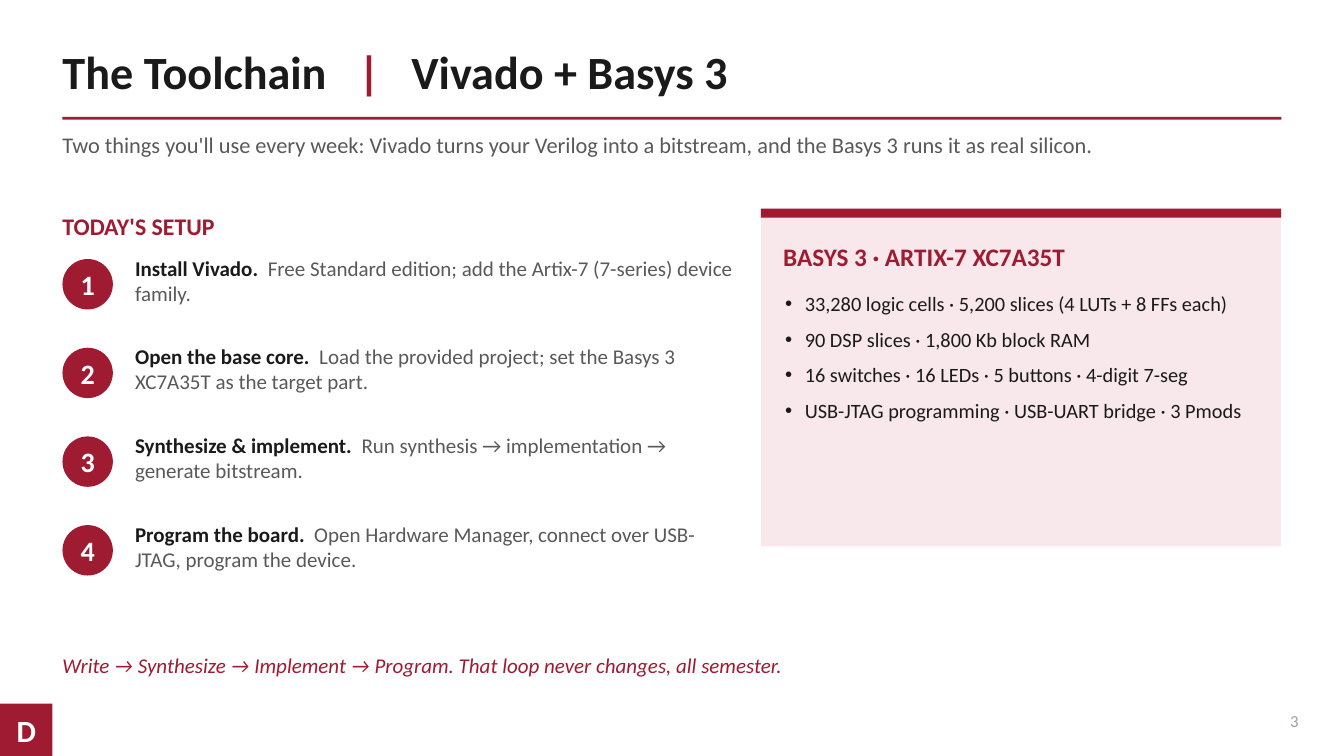
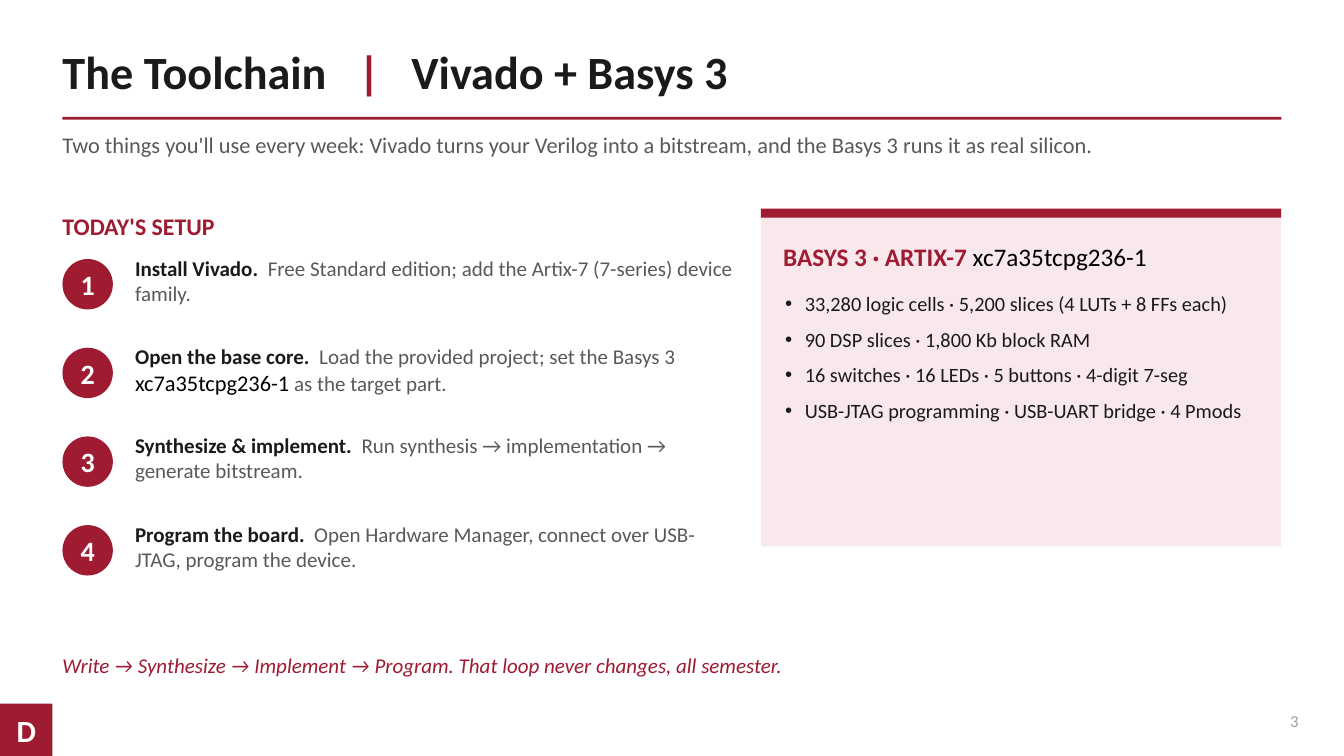
Before and after one commit to nbroshar/CENG4100_Computer_Architecture, a slide deck: slide 4 of Week 1/CENG4100_Week01.pptx. Drawn at 1344x756 pixels with LibreOffice and Linux fonts; fonts in the diff are those of the drawing. Boxes give left, top, right and bottom in pixels: in the first picture for what was removed or moved away, otherwise in the second. Text is boxed around its words. In the diff, an @@ line names an element or a change of style, - is before the commit and + after.

```diff
--- a/Week 1/CENG4100_Week01.pptx
+++ b/Week 1/CENG4100_Week01.pptx
@@ text at [783,249,1147,271]: text changed; text colour #9E1B32 to #000000; bold off @@
-BASYS 3 · ARTIX-7 XC7A35T
+BASYS 3 · ARTIX-7 xc7a35tcpg236-1
@@ text at [135,349,675,395]: text changed @@
-Open the base core. Load the provided project; set the Basys 3 XC7A35T as the target part.
+Open the base core. Load the provided project; set the Basys 3 xc7a35tcpg236-1 as the target part.
@@ text at [805,404,1241,422]: text changed @@
-• USB-JTAG programming · USB-UART bridge · 3 Pmods
+• USB-JTAG programming · USB-UART bridge · 4 Pmods
```
Also in this commit, not shown: 5 other slides changed.
